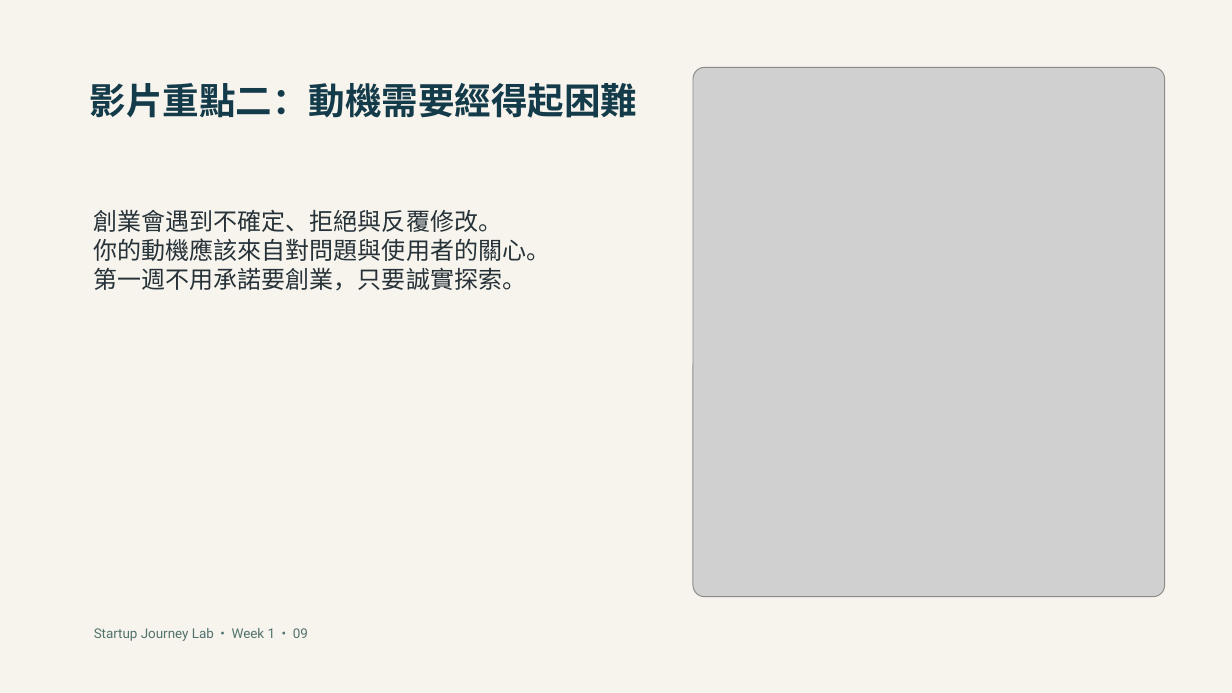
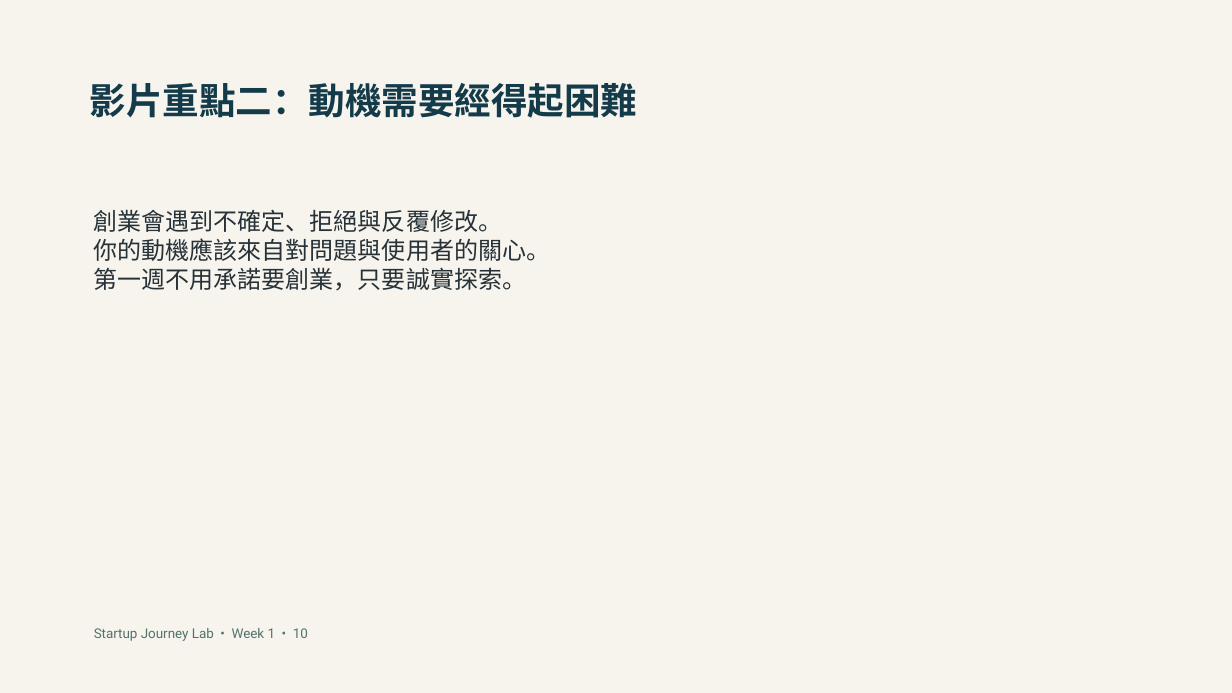
Before and after one commit to hpyuan1220/startup-journey-lab-app, a slide deck: slide 10 of materials/Week1_教學簡報.pptx (slide 9 before the commit). Drawn at 1232x693 pixels with LibreOffice and Linux fonts; fonts in the diff are those of the drawing; grey boxes stand for pictures. Boxes give left, top, right and bottom in pixels: in the first picture for what was removed or moved away, otherwise in the second. Text is boxed around its words. In the diff, an @@ line names an element or a change of style, - is before the commit and + after.

Commit message:
Add weekly video highlights and Week 1 learning card

```diff
--- a/materials/Week1_教學簡報.pptx
+++ b/materials/Week1_教學簡報.pptx
@@ picture removed at (693, 67, 1165, 597) @@
@@ text at (94, 628, 308, 641): text changed @@
-Startup Journey Lab • Week 1 • 09
+Startup Journey Lab • Week 1 • 10
```
Also in this commit, not shown: 13 other slides changed, 1 slide added.
